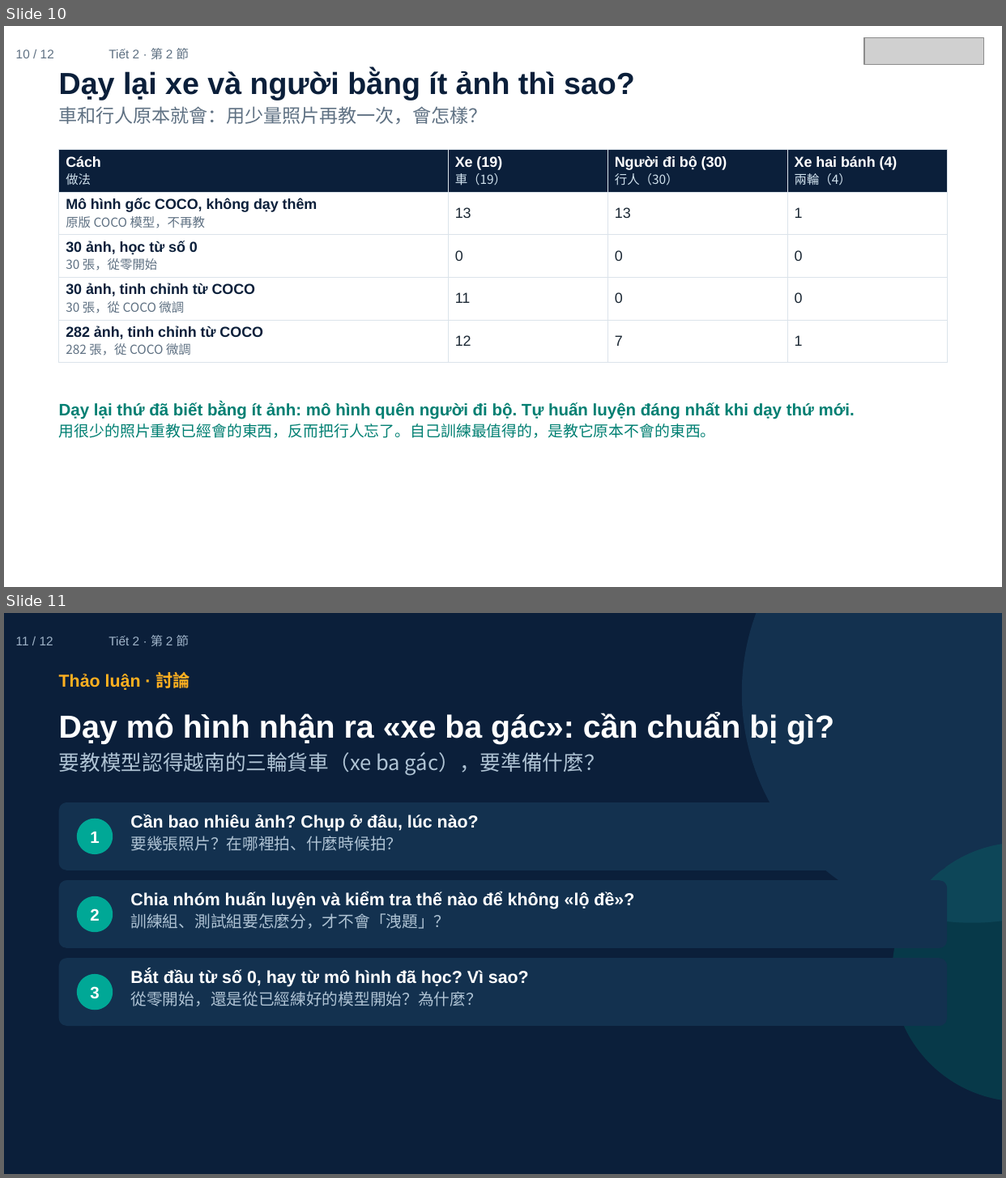
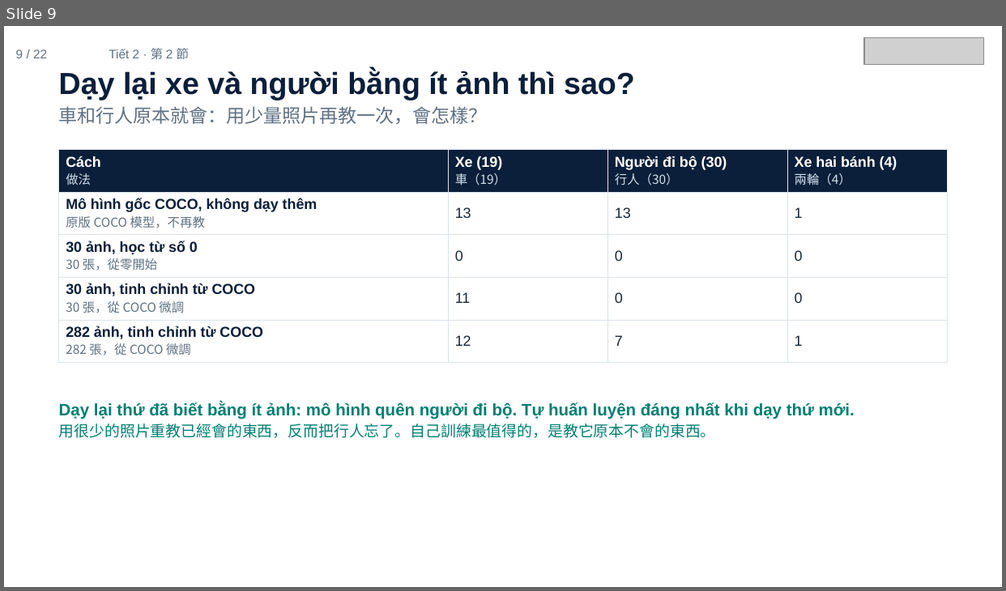
Before and after one commit to ch-neural/MITUST-Principles-of-Self-Driving-Cars, a slide deck: 第十週(11-12)/第十週_第2節_簡報.pptx. Shown one above the other, each under a label of ours: slides 10 and 11 before the commit, slide 9 after it. The pictures are 1006x1178 and 1006x591 pixels, drawn with LibreOffice and Linux fonts; fonts in the diff are those of the drawing; grey boxes stand for pictures. Boxes give left, top, right and bottom in pixels: in the first picture for what was removed or moved away, otherwise in the second. Text is boxed around its words. In the diff, an @@ line names an element or a change of style, - is before the commit and + after.

```diff
--- a/第十週(11-12)/第十週_第2節_簡報.pptx
+++ b/第十週(11-12)/第十週_第2節_簡報.pptx
@@ slide 11 removed at <box>4,613,1002,1174</box>, background #0B1F3A @@
@@ text removed at <box>16,636,53,645</box> @@
-11 / 12
@@ text removed at <box>108,635,189,646</box> @@
-Tiết 2 · 第 2 節
@@ ellipse removed at <box>743,613,1002,922</box> @@
@@ text removed at <box>59,672,191,690</box> @@
-Thảo luận · 討論
@@ text removed at <box>59,713,834,776</box> @@
-Dạy mô hình nhận ra «xe ba gác»: cần chuẩn bị gì?
-要教模型認得越南的三輪貨車（xe ba gác），要準備什麼？
@@ rounded rectangle removed at <box>59,803,947,871</box> @@
@@ ellipse removed at <box>77,819,113,854</box> @@
@@ text removed at <box>130,814,479,851</box> @@
-Cần bao nhiêu ảnh? Chụp ở đâu, lúc nào?
-要幾張照片？在哪裡拍、什麼時候拍？
@@ text removed at <box>90,832,99,843</box> @@
-1
@@ ellipse removed at <box>892,842,1002,1102</box> @@
@@ rounded rectangle removed at <box>59,880,947,948</box> @@
@@ ellipse removed at <box>77,897,113,932</box> @@
@@ text removed at <box>130,892,634,929</box> @@
-Chia nhóm huấn luyện và kiểm tra thế nào để không «lộ đề»?
-訓練組、測試組要怎麼分，才不會「洩題」？
@@ text removed at <box>90,909,99,921</box> @@
-2
@@ rounded rectangle removed at <box>59,958,947,1026</box> @@
@@ ellipse removed at <box>77,974,113,1010</box> @@
@@ text removed at <box>130,969,529,1007</box> @@
-Bắt đầu từ số 0, hay từ mô hình đã học? Vì sao?
-從零開始，還是從已經練好的模型開始？為什麼？
@@ text removed at <box>90,986,99,999</box> @@
-3
@@ what was slide 10 is now slide 9 @@
@@ slide 9 changed as well @@
@@ text at <box>16,49,47,58</box>: text changed @@
-10 / 12
+9 / 22
```
Also in this commit, not shown: 5 other slides changed, 16 slides added, 5 other slides removed, 3 other files.
